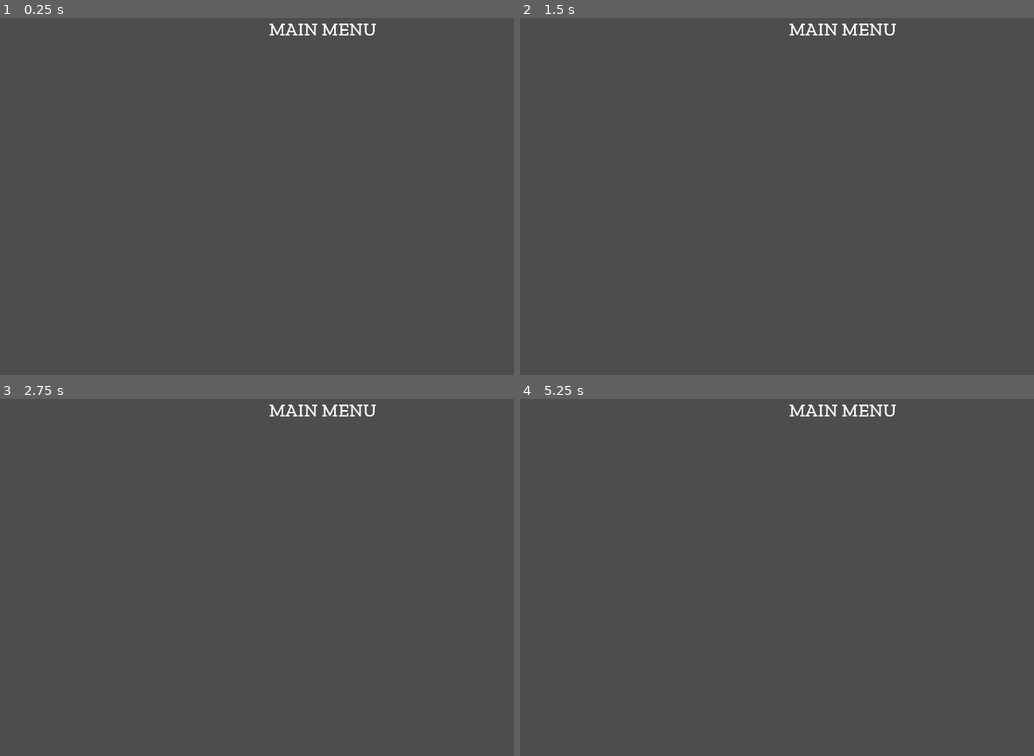
Above: before the commit, frames 1-4 (two rows, left to right).
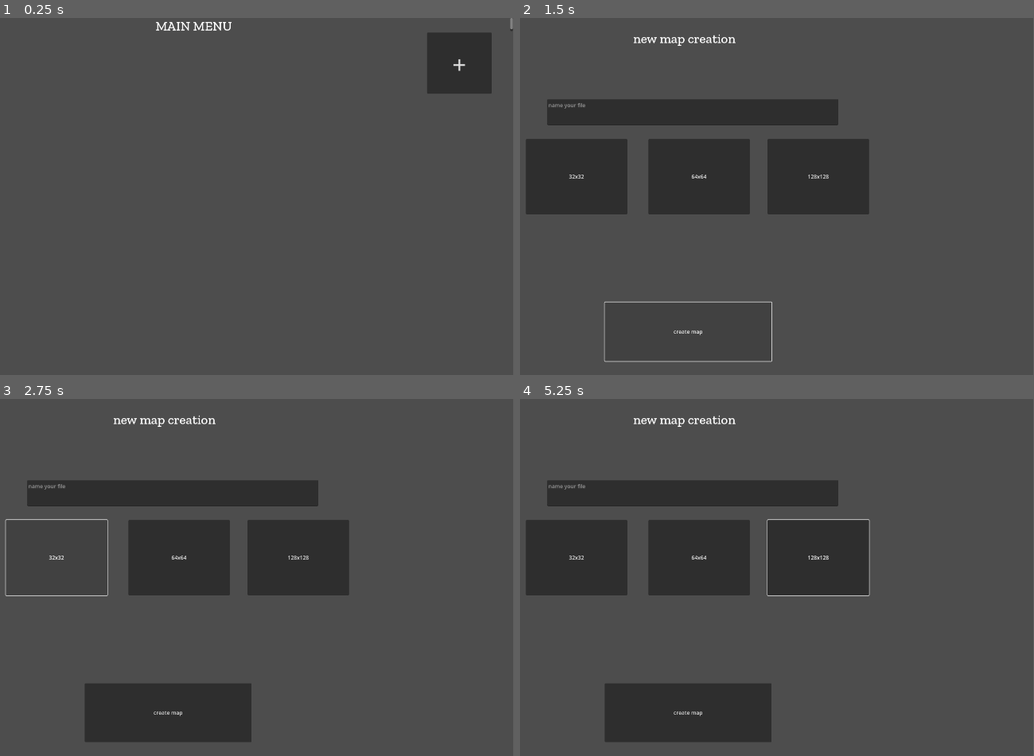
Above: after the commit, the same moments.

Repository: Willeujeans/mapIdea
Game: Godot game, scene res://Scenes/shell.tscn
Two runs of this game, one before a commit and one after it. Both use one fixed random seed, a clock stepped at 60 frames per second and the inputs below.
Inputs (mouse positions are in pixels of both pictures, inside the frame that each line leads up to):
- Up to frame 1 (0.25 s): no input
- Up to frame 2 (1.5 s): click (982, 64) at 0.5 s, where only the run after the commit has a clickable "+"; click (689, 332) at 1.25 s, where only the run after the commit has a clickable "create map"
- Up to frame 3 (2.75 s): click (56, 556) at 2 s, where only the run after the commit has a clickable "32x32"
- Up to frame 4 (5.25 s): click (699, 556) at 2.75 s, where only the run after the commit has a clickable "64x64"; click (818, 556) at 3.5 s, where only the run after the commit has a clickable "128x128"; tap Enter at 4.25 s; move the mouse to (854, 559) at 4.27 s; press the mouse at (854, 559) at 4.28 s; hold D (right) 4.28-5.03 s; tap Space at 5 s; move the mouse to (586, 595) at 5.02 s; release the mouse at (586, 595) at 5.03 s; hold E (rotateDown) from 5.03 s (still down); click (586, 595) at 5.1 s
In our replay, the window is 800x449 before the commit and 799x449 after it. These sizes can differ from the game's own. Grey fills any space a smaller window leaves; there, only what the larger window draws over its background counts as a difference.

The runs differ from the first frame. In frame 1, 2.6% of the frame differs, in the area x 30-100%, y 0-22%; in frame 2, 17%; in frame 3, 18%; in frame 4, 22%, in the area x 1-74%, y 1-96%.
Error in both runs: Attempt to call function 'list_dir_begin' in base 'null instance' on a null instance. (res://Scripts/s_directoryScanner.gd:6)

Commit message:
added outlines to blocks with animated shader

Diff:
--- /dev/null
+++ b/Scenes/RandomRotate.gd
@@ -0,0 +1,33 @@
+extends MeshInstance3D
+var rng = RandomNumberGenerator.new()
+var my_random_number
+var originalScale
+var canGo = false
+func _ready():
+	originalScale = scale
+	var my_random_number = rng.randf_range(.05, 1)
+	await get_tree().create_timer(my_random_number).timeout
+	canGo = true
+
+func _process(delta):
+	if canGo:
+		if scale.x == originalScale.x:
+			scale.x += 0.02
+			scale.z += 0.02
+		if scale.x == originalScale.x+0.05:
+			scale.x -= 0.02
+			scale.z -= 0.02
+		shaking(delta)
+
+var is_right = true
+var intensity = 0.01
+
+func shaking(delta):
+	if(is_right):
+		rotation.y += sin(delta*intensity)
+	else:
+		rotation.y -= sin(delta*intensity)
+	if rotation.y < -0.01:
+		is_right = true
+	if rotation.y > 0.01:
+		is_right = false
--- a/Scenes/block.tscn
+++ b/Scenes/block.tscn
@@ -1,15 +1,20 @@
-[gd_scene load_steps=6 format=3 uid="uid://nvexp26y0on7"]
+[gd_scene load_steps=9 format=3 uid="uid://nvexp26y0on7"]
 
 [ext_resource type="Script" path="res://Scripts/s_block.gd" id="1_e4g4i"]
 [ext_resource type="ArrayMesh" uid="uid://c7e1k4hwmptx1" path="res://models/regular.obj" id="2_acrrp"]
+[ext_resource type="Shader" path="res://Scenes/terrain.gdshader" id="3_s7o80"]
+[ext_resource type="Shader" path="res://materials/block.gdshader" id="4_odu8t"]
+[ext_resource type="Material" uid="uid://dm8vjcukgkbar" path="res://materials/boldLine.tres" id="4_s3jrs"]
 
 [sub_resource type="BoxShape3D" id="BoxShape3D_3js14"]
 
-[sub_resource type="StandardMaterial3D" id="StandardMaterial3D_tc27m"]
-transparency = 1
+[sub_resource type="ShaderMaterial" id="ShaderMaterial_p4dm3"]
+render_priority = 0
+shader = ExtResource("3_s7o80")
 
-[sub_resource type="PlaneMesh" id="PlaneMesh_qyc7s"]
-material = SubResource("StandardMaterial3D_tc27m")
+[sub_resource type="ShaderMaterial" id="ShaderMaterial_p4kn5"]
+render_priority = 0
+shader = ExtResource("4_odu8t")
 
 [node name="block" type="Node3D"]
 transform = Transform3D(0.5, 0, 0, 0, 0.5, 0, 0, 0, 0.5, 0, 0, 0)
@@ -25,8 +30,21 @@
 shape = SubResource("BoxShape3D_3js14")
 
 [node name="terrainLayer" type="MeshInstance3D" parent="."]
-transform = Transform3D(0.499526, 0, 0, 0, 0.999052, 0, 0, 0, 0.499526, 2.08165e-12, 0.55, 2.08165e-12)
-visible = false
-mesh = SubResource("PlaneMesh_qyc7s")
+transform = Transform3D(0.5, 0, 0, 0, 0.003, 0, 0, 0, 0.5, 2.08165e-12, 0.51, 2.08165e-12)
+mesh = ExtResource("2_acrrp")
+surface_material_override/0 = SubResource("ShaderMaterial_p4dm3")
+
+[node name="MeshInstance3DMove" type="MeshInstance3D" parent="."]
+transform = Transform3D(0.525, 0, 0, 0, 0.02, 0, 0, 0, 0.525, 2.08165e-12, -0.498, 2.08165e-12)
+mesh = ExtResource("2_acrrp")
+skeleton = NodePath("../MeshInstance3D")
+surface_material_override/0 = SubResource("ShaderMaterial_p4kn5")
+
+[node name="MeshInstance3DStatic" type="MeshInstance3D" parent="."]
+transform = Transform3D(0.52, 0, 0, 0, 0.02, 0, 0, 0, 0.52, 2.08165e-12, -0.498, 2.08165e-12)
+material_override = ExtResource("4_s3jrs")
+mesh = ExtResource("2_acrrp")
+skeleton = NodePath("../MeshInstance3D")
+surface_material_override/0 = SubResource("ShaderMaterial_p4kn5")
 
 [connection signal="mouse_entered" from="Area3D" to="." method="_on_area_3d_mouse_entered"]
--- a/Scenes/player.tscn
+++ b/Scenes/player.tscn
@@ -8,6 +8,7 @@
 
 [node name="playerCamera" type="Camera3D" parent="."]
 transform = Transform3D(1, 0, 0, 0, -4.37114e-08, 1, 0, -1, -4.37114e-08, 0, 19.513, 0)
+projection = 1
 fov = 20.0
 size = 5.0
 
--- /dev/null
+++ b/Scenes/terrain.gdshader
@@ -0,0 +1,9 @@
+shader_type spatial;
+//we want the edges to have little circles that get smaller as they reach the center
+//The shading is dependent on the neighbors of this block
+
+//Top should be a texture, of whichever material it is
+
+void fragment() {
+	ALPHA = 0.0;
+}
--- a/Scripts/s_block.gd
+++ b/Scripts/s_block.gd
@@ -3,7 +3,7 @@
 var terrainType = "b"
 
 func _ready():
-	var colorBasedOnHeight = Color(mapLocation.y*0.1,mapLocation.y*0.1,mapLocation.y*0.1,1)
+	var colorBasedOnHeight = Color(0.9-mapLocation.y*0.1,0.9-mapLocation.y*0.1,0.9-mapLocation.y*0.1,1)
 	set_Color(colorBasedOnHeight)
 
 func set_TerrainType(in_terrain):
@@ -15,11 +15,17 @@
 func set_Mesh(in_meshObject):
 	if $MeshInstance3D != null:
 		$MeshInstance3D.set_mesh(in_meshObject)
+		$MeshInstance3DMove.set_mesh(in_meshObject)
+		$MeshInstance3DStatic.set_mesh(in_meshObject)
+		$terrainLayer.set_mesh(in_meshObject)
+func set_outlineVisibility(in_bool):
+	$MeshInstance3D2.visible = in_bool
+
 
 func set_Color(colorInput):
 	var myMaterial = StandardMaterial3D.new()
-	var outLine = load("res://materials/outLineMaterial.tres")
-	myMaterial.next_pass = outLine
+	#var outLine = load("res://materials/outLineMaterial.tres")
+	#myMaterial.next_pass = outLine
 	myMaterial.albedo_color = colorInput
 	$MeshInstance3D.set_surface_override_material(0, myMaterial)
 
--- a/Scripts/s_lineGenerator.gd
+++ b/Scripts/s_lineGenerator.gd
@@ -1,5 +1,9 @@
 extends Node3D
-#Finds all the verticies of objects within the grid
-#Removes any from the array that are too close
-#Any given vertex will then be paired with the closest to it
-#
+#find all blocks level by level
+
+#use a path 3D and a CSGpolygon3D to create the outline
+#the path 3D will place its points where the verticies are
+
+
+func blocksByLevel():
+	get_parent().matrix
--- a/Scripts/s_mainMenu.gd
+++ b/Scripts/s_mainMenu.gd
@@ -2,7 +2,7 @@
 
 func _ready():
 	var saveDocumentPath = "/Users/willschmitz/Documents/Code/mapIdea/SavedData"
-	saveDocumentPath = "D:/godotProjects/mapIdea/SavedData"
+	#saveDocumentPath = "D:/godotProjects/mapIdea/SavedData"
 	loadAllSavedFiles(saveDocumentPath)
 
 func loadAllSavedFiles(folder):
--- a/Scripts/s_map.gd
+++ b/Scripts/s_map.gd
@@ -75,6 +75,7 @@
 		newMapBlock.position = Vector3(myLocation.x,myLocation.y,myLocation.z)
 		add_child(newMapBlock)
 		checkFourNeighbors(newMapBlock.mapLocation, [], true)
+		#checkForLower(newMapBlock.mapLocation)
 
 #Given a square it will be removed, and the location will be set to null
 func destroySquare(squareToBeDestroyed):
@@ -180,6 +181,12 @@
 	for each in arrayOfNeighborsToCall:
 		checkFourNeighbors(each.mapLocation, arrayOfNeighborsChecked, false)
 
+func checkForLower(in_Location):
+	if in_Location.y-1 != 0:
+		if matrix[in_Location.x][in_Location.y-1][in_Location.z] != null:
+			matrix[in_Location.x][in_Location.y][in_Location.z].set_outlineVisibility(false)
+
+
 func saveCurrentMap():
 	var fileExporter = shell.get_node("fileExporter")
 	fileExporter.exportFile(tmp.nameOfFile,matrix,gridSize)
--- a/Scripts/s_userControls.gd
+++ b/Scripts/s_userControls.gd
@@ -2,6 +2,7 @@
 @onready var shell = get_tree().get_root().get_node("shell")
 var mapManager
 var hoveredBlock
+@onready var originalCameraRotation = $playerCamera.rotation
 
 # Called when the node enters the scene tree for the first time.
 func _ready():
@@ -19,10 +20,14 @@
 func _process(delta):
 	if Input.is_action_just_pressed("save"):
 		shell.get_node("container").get_node("mapWorld").get_node("mapManager").saveCurrentMap()
-	if Input.is_action_pressed("rotateUp"):
-		$playerCamera.rotation = $playerCamera.rotation + Vector3(.01,0,0)
-	if Input.is_action_pressed("rotateDown"):
-		$playerCamera.rotation = $playerCamera.rotation + Vector3(-.01,0,0)
+	if Input.is_action_just_pressed("rotateUp"):
+		if $playerCamera.rotation == originalCameraRotation:
+			$playerCamera.rotation = Vector3(-45,0,0)
+			$playerCamera.position = $playerCamera.position + Vector3(0,0,10)
+	if Input.is_action_just_pressed("rotateDown"):
+		if $playerCamera.rotation == Vector3(-45,0,0):
+			$playerCamera.rotation = originalCameraRotation
+			$playerCamera.position = $playerCamera.position + Vector3(0,0,-10)
 	if Input.is_action_pressed("up"):
 		$playerCamera.position = $playerCamera.position + Vector3(0,0,-0.1)
 	if Input.is_action_pressed("down"):
--- /dev/null
+++ b/materials/block.gdshader
@@ -0,0 +1,46 @@
+shader_type spatial;
+
+vec4 permute(vec4 x){return mod(((x*34.0)+1.0)*x, 289.0);}
+vec2 fade(vec2 t) {return t*t*t*(t*(t*6.0-15.0)+10.0);}
+
+float cnoise(vec2 P){
+  vec4 Pi = floor(P.xyxy) + vec4(0.0, 0.0, 1.0, 1.0);
+  vec4 Pf = fract(P.xyxy) - vec4(0.0, 0.0, 1.0, 1.0);
+  Pi = mod(Pi, 289.0); // To avoid truncation effects in permutation
+  vec4 ix = Pi.xzxz;
+  vec4 iy = Pi.yyww;
+  vec4 fx = Pf.xzxz;
+  vec4 fy = Pf.yyww;
+  vec4 i = permute(permute(ix) + iy);
+  vec4 gx = 2.0 * fract(i * 0.0243902439) - 1.0; // 1/41 = 0.024...
+  vec4 gy = abs(gx) - 0.5;
+  vec4 tx = floor(gx + 0.5);
+  gx = gx - tx;
+  vec2 g00 = vec2(gx.x,gy.x);
+  vec2 g10 = vec2(gx.y,gy.y);
+  vec2 g01 = vec2(gx.z,gy.z);
+  vec2 g11 = vec2(gx.w,gy.w);
+  vec4 norm = 1.79284291400159 - 0.85373472095314 *
+    vec4(dot(g00, g00), dot(g01, g01), dot(g10, g10), dot(g11, g11));
+  g00 *= norm.x;
+  g01 *= norm.y;
+  g10 *= norm.z;
+  g11 *= norm.w;
+  float n00 = dot(g00, vec2(fx.x, fy.x));
+  float n10 = dot(g10, vec2(fx.y, fy.y));
+  float n01 = dot(g01, vec2(fx.z, fy.z));
+  float n11 = dot(g11, vec2(fx.w, fy.w));
+  vec2 fade_xy = fade(Pf.xy);
+  vec2 n_x = mix(vec2(n00, n01), vec2(n10, n11), fade_xy.x);
+  float n_xy = mix(n_x.x, n_x.y, fade_xy.y);
+  return 2.3 * n_xy;
+}
+const float adjustment = 0.01;
+const float speed = 0.2;
+void fragment(){
+//	ALBEDO = vec3(cnoise(UV*14.0));
+	vec3 guy = vec3(cnoise(TIME*speed+UV*20.0));
+	ALBEDO = guy;
+	ALPHA = guy.r+adjustment/guy.g/guy.b;
+	ALBEDO = vec3(0,0,0);
+}
--- /dev/null
+++ b/materials/boldLine.tres
@@ -0,0 +1,4 @@
+[gd_resource type="StandardMaterial3D" format=3 uid="uid://dm8vjcukgkbar"]
+
+[resource]
+albedo_color = Color(0, 0, 0, 1)
--- a/materials/mapMat.tres
+++ b/materials/mapMat.tres
@@ -1,4 +1,4 @@
 [gd_resource type="StandardMaterial3D" format=3 uid="uid://dhnc27xh75cll"]
 
 [resource]
-albedo_color = Color(0.933333, 0.701961, 0.466667, 1)
+albedo_color = Color(0, 0, 0, 1)
--- a/project.godot
+++ b/project.godot
@@ -17,8 +17,8 @@
 
 [display]
 
-window/size/viewport_width=1366
-window/size/viewport_height=768
+window/size/viewport_width=1920
+window/size/viewport_height=1080
 window/size/mode=3
 
 [input]
Not shown, added: materials/perlin.png.import
Not shown, changed: SavedData/edgeTest.md
